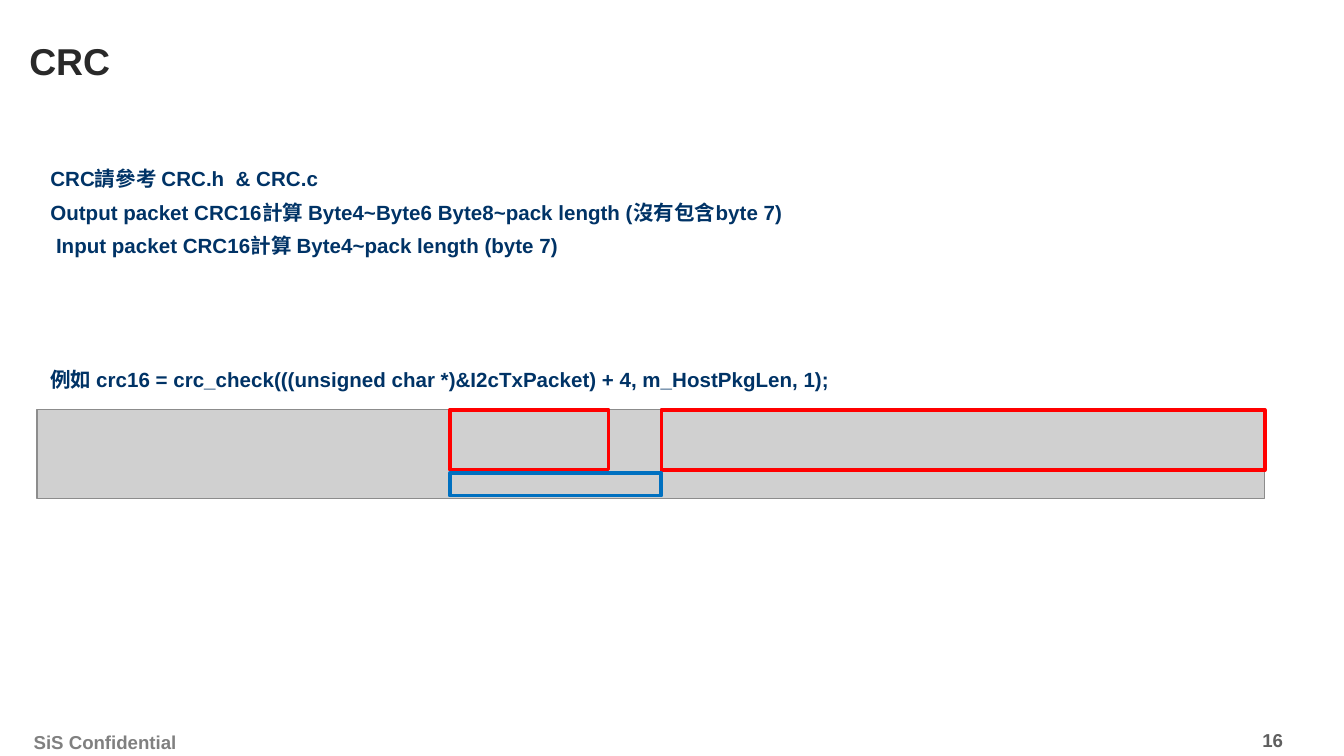
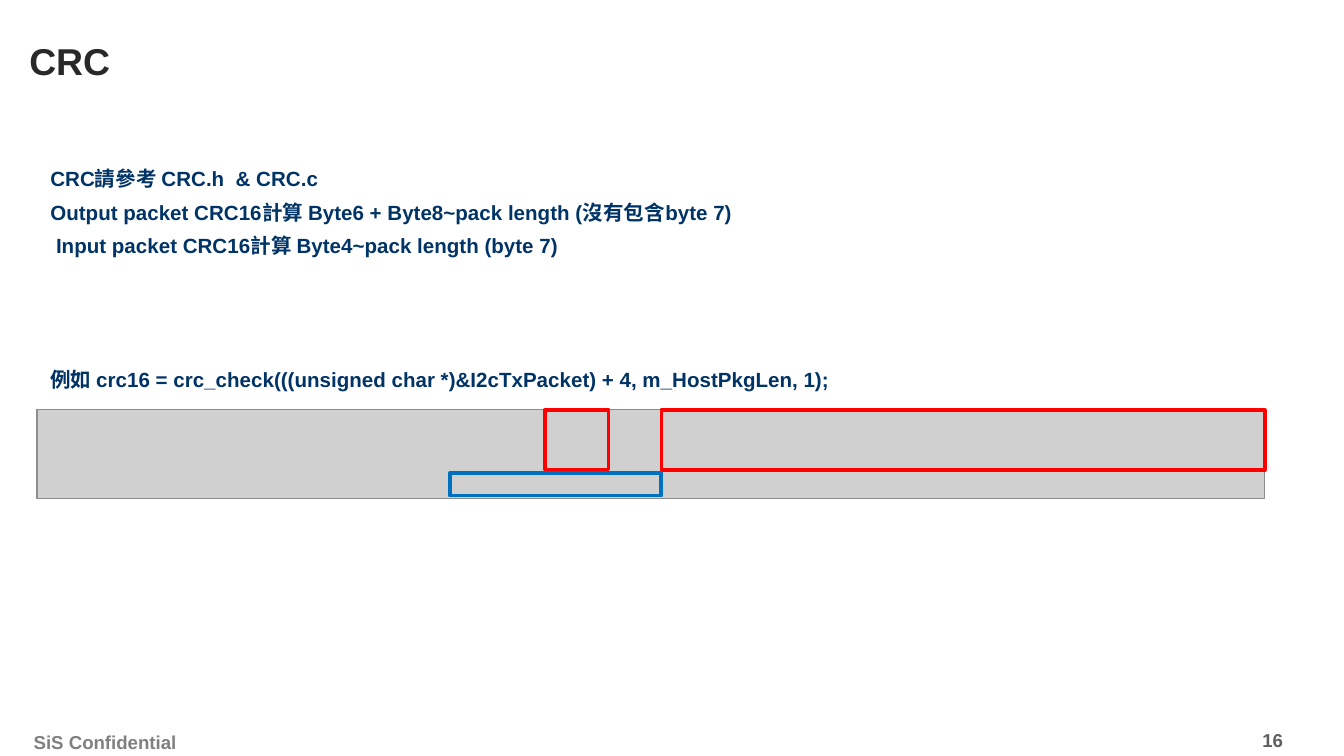
Before and after one commit to chaoban/SerialUpdateFirmwareTool, a slide deck: slide 16 of Document/SiS_I2C_Update Firmware flow_7501說明_20220518.pptx. Drawn at 1344x756 pixels with LibreOffice and Linux fonts; fonts in the diff are those of the drawing; grey boxes stand for pictures; background and template pictures are left out. Boxes give left, top, right and bottom in pixels: in the first picture for what was removed or moved away, otherwise in the second. Text is boxed around its words. In the diff, an @@ line names an element or a change of style, - is before the commit and + after.

```diff
--- a/Document/SiS_I2C_Update Firmware flow_7501說明_20220518.pptx
+++ b/Document/SiS_I2C_Update Firmware flow_7501說明_20220518.pptx
@@ text at (50,203,731,224): text changed @@
-Output packet CRC16計算 Byte4~Byte6 Byte8~pack length (沒有包含byte 7)
+Output packet CRC16計算 Byte6 + Byte8~pack length (沒有包含byte 7)
@@ rectangle: place and size @@
-rectangle at (450,410,609,470)
+rectangle at (546,410,609,470)
```
Also in this commit, not shown: 4 other slides changed, 17 other files.
